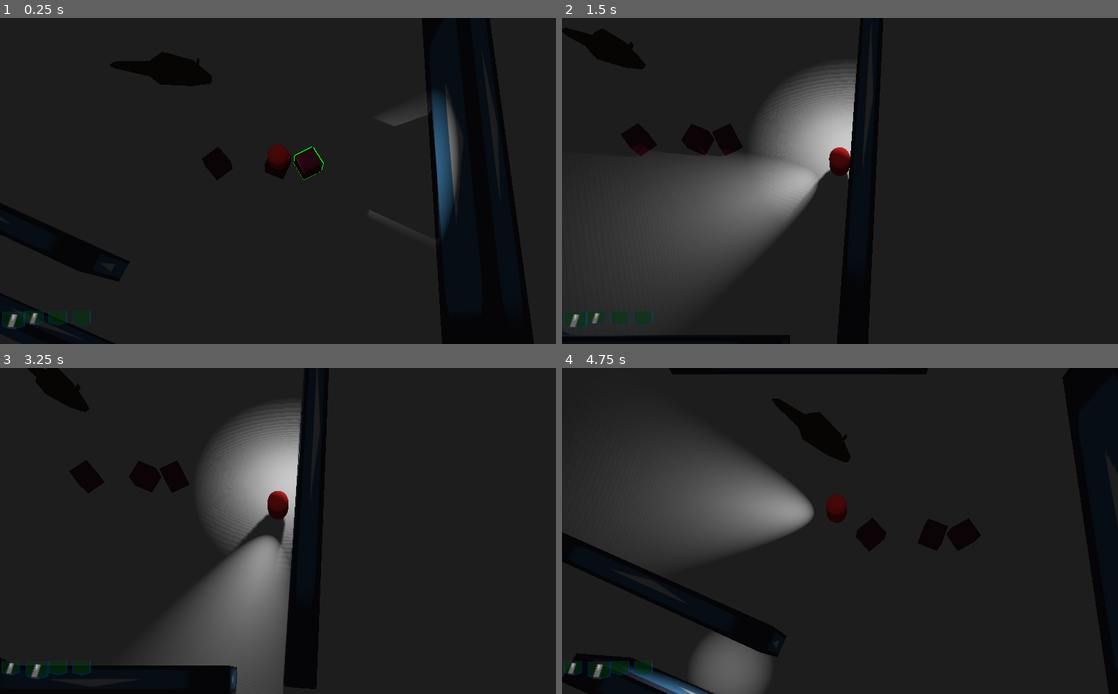
Above: before the commit, frames 1-4 (two rows, left to right).
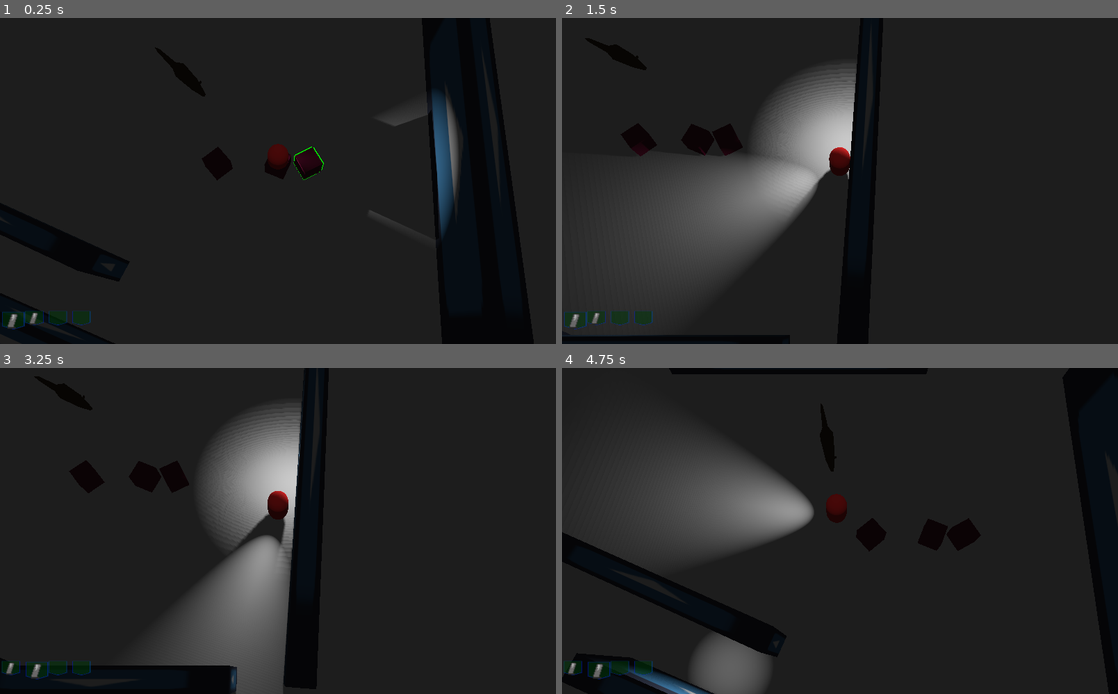
Above: after the commit, the same moments.

Repository: ghfox/overhead3dconv
Game: Godot game, scene res://Scn/Room.tscn
Same seed, same stepped clock (60 frames per second), same inputs: the game is played once before the commit and once after it. The engine's default icon, where the game draws it, is replaced by a stand-in: a white triangle on a blue panel in a dark square.
Inputs (mouse positions are in pixels of both pictures, inside the frame that each line leads up to):
- Up to frame 1 (0.25 s): no input
- Up to frame 2 (1.5 s): move the mouse to (962, 164) at 0.52 s; hold D 0.53-1.28 s; click (962, 164) at 0.6 s; move the mouse to (728, 197) at 1.27 s; hold S from 1.28 s (still down); tap Shift (focus_ability) at 1.35 s
- Up to frame 3 (3.25 s): move the mouse to (333, 459) at 2.02 s; release S at 2.03 s; hold D 2.03-2.78 s; tap Tab (next_pocket) at 2.1 s; move the mouse to (250, 596) at 2.77 s; hold W from 2.78 s (still down); tap E (pickup) at 2.85 s; click (250, 596) at 2.92 s
- Up to frame 4 (4.75 s): move the mouse to (1006, 579) at 3.52 s; release W at 3.53 s; hold A from 3.53 s (still down); click (1006, 579) at 3.6 s; move the mouse to (673, 482) at 4.27 s; tap Shift (focus_ability) at 4.35 s

The runs differ from the first frame. In frame 1, 0.9% of the frame differs, in the area x 19-39%, y 8-25%; in frame 2, 0.6%; in frame 3, 0.4%; in frame 4, 0.9%.

Commit message:
rat looks and spots

Diff:
--- a/Classes/Enemy.gd
+++ b/Classes/Enemy.gd
@@ -19,7 +19,51 @@
 var targetLoc = null
 var flankRight = true
 
+var idle = funcref(self,'meander')
+var alerted = funcref(self,'hunt')
+var spotted = funcref(self,'charge')
+var charged = funcref(self,'withdraw')
+
 #Alerts, spots, and being attacked forces state options
+
+func _process(delta):
+	if(!isAlive):
+		return
+	if isAlerted():
+		alerted.call_funcv([delta])
+	if isSpotted():
+		if isCharged(spottedLoc):
+			charged.call_funcv([delta])
+			return
+		spotted.call_funcv([delta])
+	if isIdle():
+		idle.call_funcv([delta])
+		return
+
+func _physics_process(delta):
+	if(!isAlive):
+		return
+	var space_state = get_world().direct_space_state
+	look(space_state)
+
+#must be invoked by physics thread
+#Adds the nearest ETarget that enemy has a 180 degree line of sight on
+func look(space_state):
+	var closest = 99999
+	var current = null
+	var tempDist
+	for dude in get_tree().get_nodes_in_group("ETargets"):
+		var ray = space_state.intersect_ray(translation,dude.translation,[self])
+		if(ray.collider_id == dude.get_instance_id()):
+			tempDist = translation.distance_to(dude.translation)
+			if(Vector3(1,0,0).dot(to_local(dude.translation)) > 0):
+				if(tempDist < closest):
+					current = dude
+					closest = tempDist
+	if(current != null):
+		spottedLoc = current.translation
+	else:
+		spottedLoc = null
 
 func pulse():
 	pass
@@ -30,8 +74,11 @@
 func isAlerted():
 	return (alertLoc != null)
 
-func isSpotting():
+func isSpotted():
 	return (spottedLoc != null)
+
+func isCharged(loc):
+	return translation.distance_to(loc) < proximity
 
 func hit(dam):
 	health -= dam
@@ -45,54 +92,59 @@
 func wait():
 	speed = 0
 
-func meander():
+func meander(delta):
 	if(randi()%2==1):
 		speed = walk
 	else:
 		speed = 0
 
-func patrol():
+func patrol(delta):
 	pass
 
-func hunt():
+func hunt(delta):
 	speed = run
 	targetLoc = alertLoc
 
-func approach():
+func approach(delta):
 	speed = walk
 	targetLoc = alertLoc
 
-func flee():
+func flee(delta):
 	pass
 
-func charge():
+func charge(delta):
 	speed = run
 	targetLoc = spottedLoc
+	turnTowards(targetLoc, PI/2 * delta)
 
-func maintain():
+func maintain(delta):
 	speed = 0
 	targetLoc = spottedLoc
 
-func circle():
+func circle(delta):
 	flankRight = randi()%2==1
 	if(circleToLunge):
 		speed = run
 	else:
 		speed = walk
 
-func lunge():
+func lunge(delta):
 	pass
 
-func withdraw():
+func withdraw(delta):
 	pass
 
 func turnTowards(targetVec, delta):
 	var final = (targetVec - translation)
-	var temp = lerp_angle(rotation.y, atan2(-final.z,final.x), 1 * delta) - rotation.y
+	var temp = turnby(rotation.y, atan2(-final.z,final.x), PI * delta) - rotation.y
 	rotate_y(temp)
 
-func lerp_angle(from, to, weight):
-	return from + short_angle_dist(from, to) * weight
+func turnby(from, to, weight):
+	var short = short_angle_dist(from, to)
+	if abs(short) > weight:
+		return from + (weight * sign(short))
+	else:
+		return from + short
 
 func short_angle_dist(from, to):
 	var max_angle = PI * 2
--- a/Scn/Creatures/Rat_small.gd
+++ b/Scn/Creatures/Rat_small.gd
@@ -1,7 +1,4 @@
 extends Enemy
-
-func _process(delta):
-	turnTowards(Inventory.player.translation, delta)
 
 func _ready():
 	pass # Replace with function body.
--- a/Scn/Creatures/Rat_small.tscn
+++ b/Scn/Creatures/Rat_small.tscn
@@ -7,17 +7,17 @@
 albedo_color = Color( 0.356863, 0.223529, 0, 1 )
 
 [sub_resource type="BoxShape" id=1]
-extents = Vector3( 3.185, 1, 1.411 )
+extents = Vector3( 2.65234, 0.588962, 0.741644 )
 
 [node name="Rat_Small" type="KinematicBody" groups=["Enemies"]]
 collision_layer = 1025
 script = ExtResource( 2 )
 
 [node name="MeshInstance" type="MeshInstance" parent="."]
-transform = Transform( -4.37114e-08, 0, 1, 0, 1, 0, -1, 0, -4.37114e-08, 0, 1.01142, 0 )
+transform = Transform( -2.18557e-08, 0, 0.75, 0, 0.5, 0, -0.5, 0, -3.27835e-08, 1.1271, 0.555701, 0 )
 mesh = ExtResource( 1 )
 material/0 = SubResource( 2 )
 
 [node name="CollisionRat" type="CollisionShape" parent="."]
-transform = Transform( 1, 0, 0, 0, 1, 0, 0, 0, 1, -0.226, 1, 0 )
+transform = Transform( 1, 0, 0, 0, 1, 0, 0, 0, 1, 0.717103, 0.589, 0 )
 shape = SubResource( 1 )
--- a/Scn/Player.tscn
+++ b/Scn/Player.tscn
@@ -15,7 +15,7 @@
 radius = 1.01047
 height = 2.50592
 
-[node name="Node2D" type="KinematicBody"]
+[node name="Node2D" type="KinematicBody" groups=["ETargets"]]
 script = ExtResource( 3 )
 
 [node name="Detector" type="Area" parent="."]
